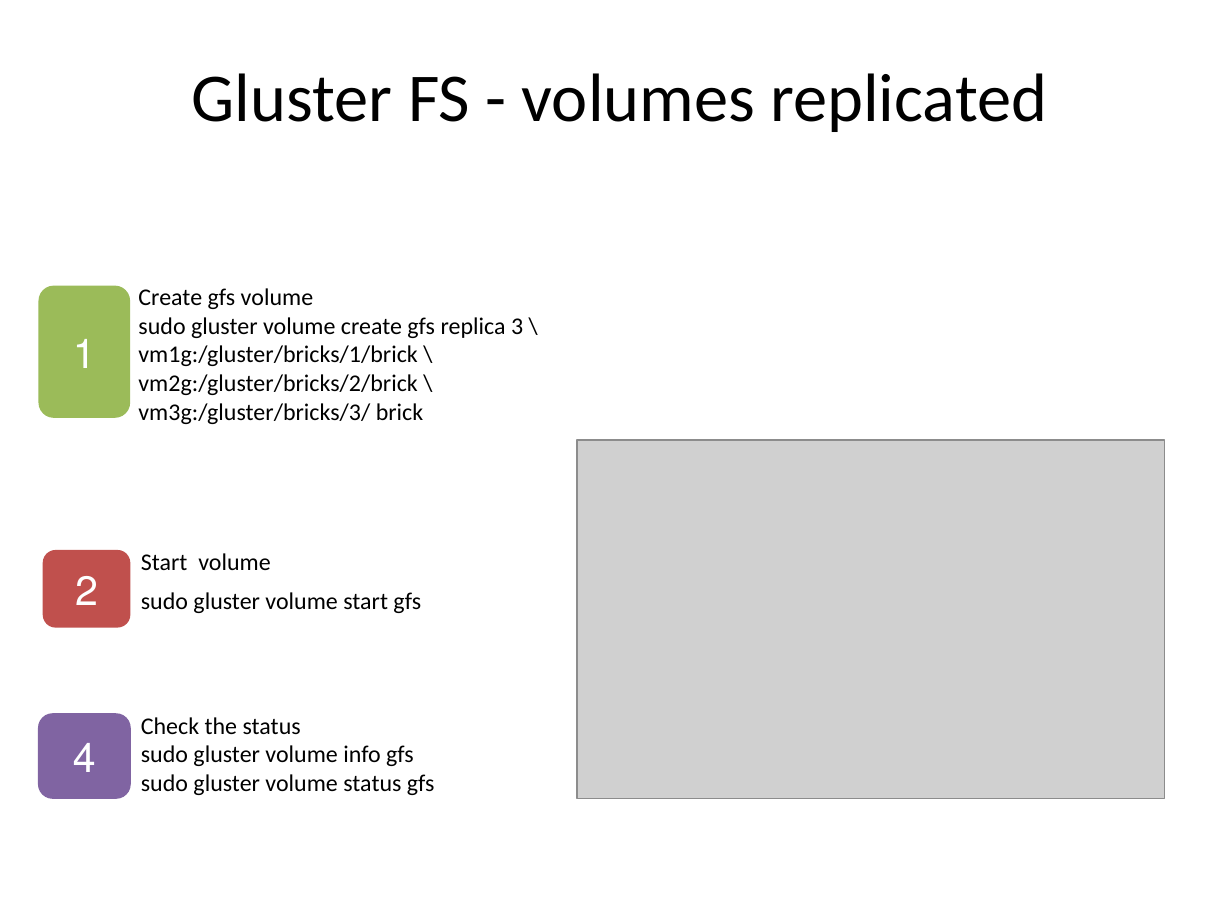
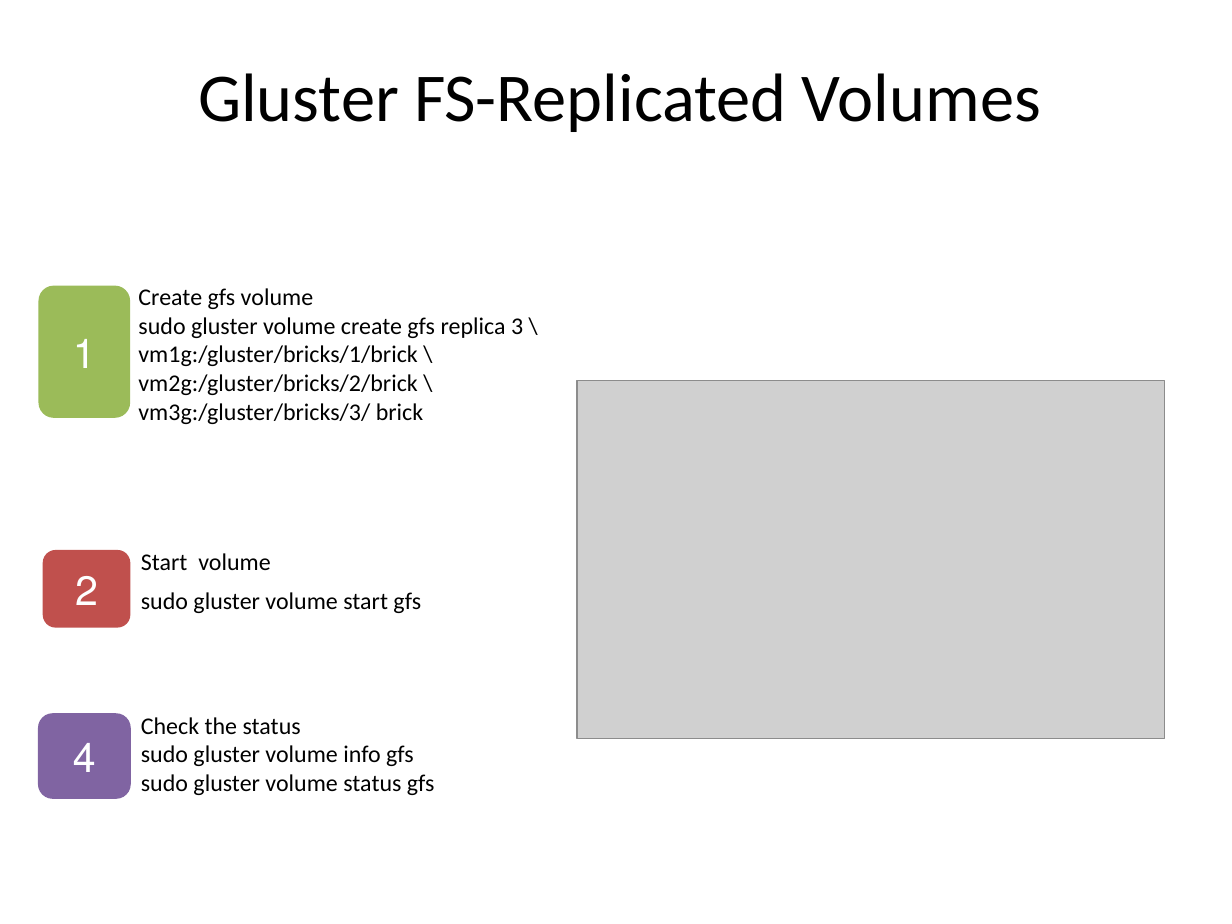
Before and after one commit to sahityacodes/VirtualizationCloudComputingProject, a slide deck: slide 19 of VCC.pptx. Drawn at 1232x924 pixels with LibreOffice and Linux fonts; fonts in the diff are those of the drawing; grey boxes stand for pictures. Boxes give left, top, right and bottom in pixels: in the first picture for what was removed or moved away, otherwise in the second. Text is boxed around its words. In the diff, an @@ line names an element or a change of style, - is before the commit and + after.

```diff
--- a/VCC.pptx
+++ b/VCC.pptx
@@ text at <box>198,73,1041,132</box>: text changed @@
-Gluster FS - volumes replicated
+Gluster FS-Replicated Volumes
@@ picture: place and size @@
-picture at <box>577,440,1164,798</box>
+picture at <box>577,381,1164,739</box>
```
Also in this commit, not shown: 20 other slides changed, 1 slide added.
